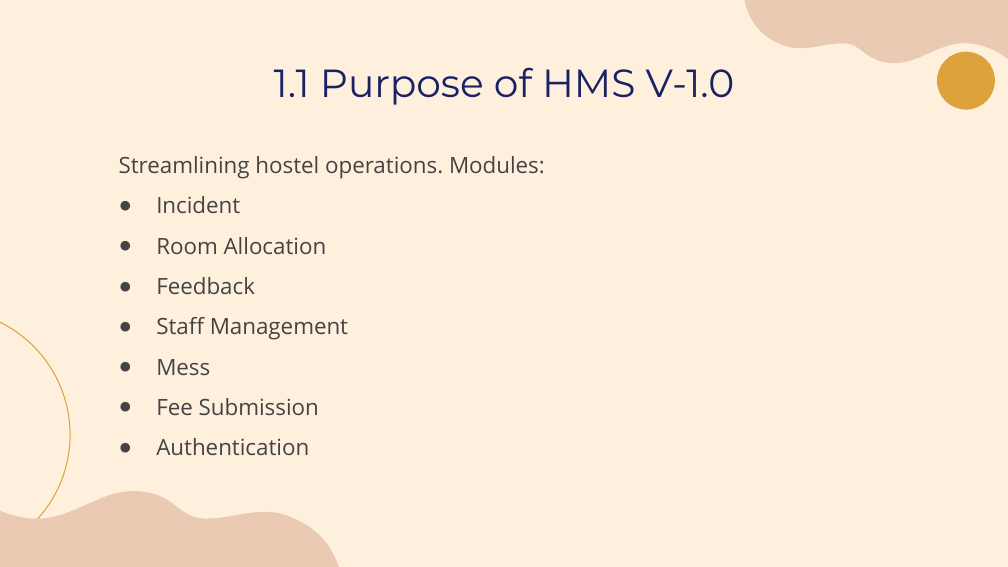
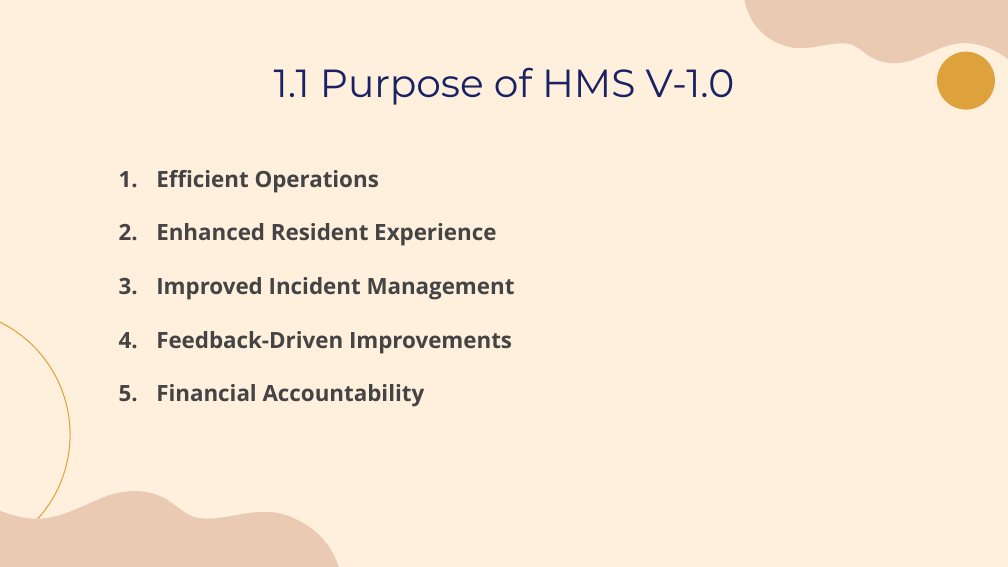
Before and after one commit to laibabintatahir/SRS-HMS, a slide deck: slide 3 of SRS_Presentation.pptx. Drawn at 1008x567 pixels with LibreOffice and Linux fonts; fonts in the diff are those of the drawing. Boxes give left, top, right and bottom in pixels: in the first picture for what was removed or moved away, otherwise in the second. Text is boxed around its words. In the diff, an @@ line names an element or a change of style, - is before the commit and + after.

```diff
--- a/SRS_Presentation.pptx
+++ b/SRS_Presentation.pptx
@@ text at (156,170,515,407): text changed; bold on @@
-Streamlining hostel operations. Modules:
-● Incident
-● Room Allocation
-● Feedback
-● Staff Management
-● Mess
-● Fee Submission
-● Authentication
+1. Efficient Operations
+2. Enhanced Resident Experience
+3. Improved Incident Management
+4. Feedback-Driven Improvements
+5. Financial Accountability
```
Also in this commit, not shown: 20 other slides changed.
